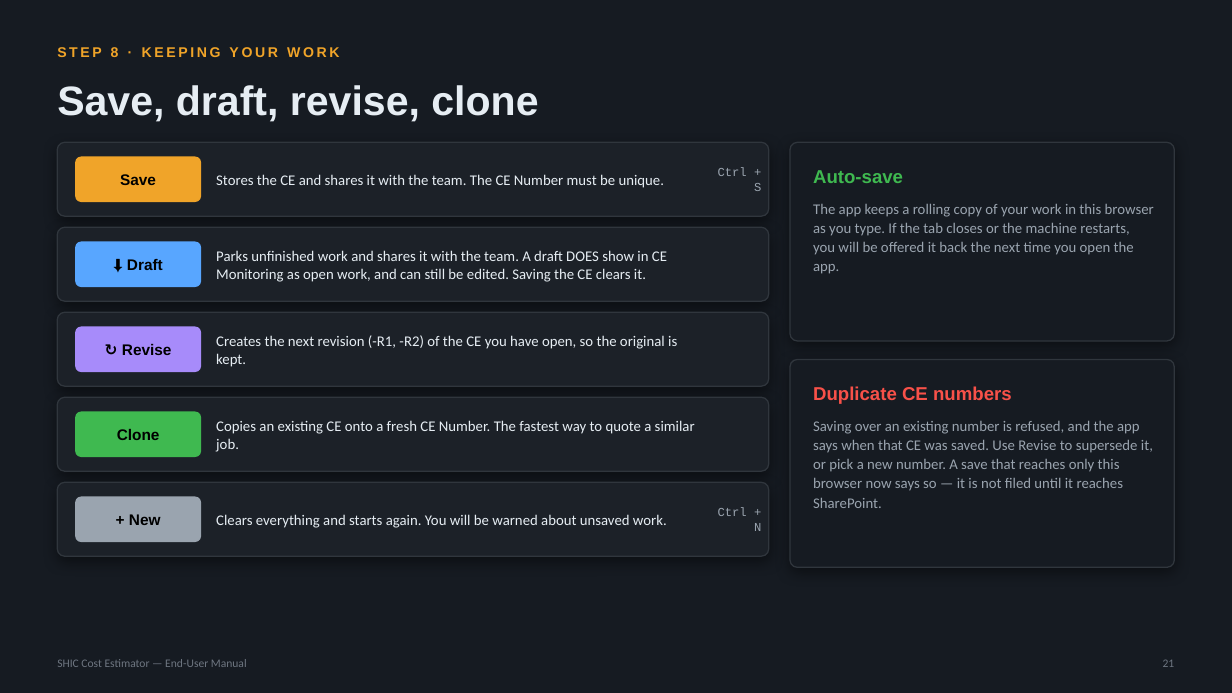
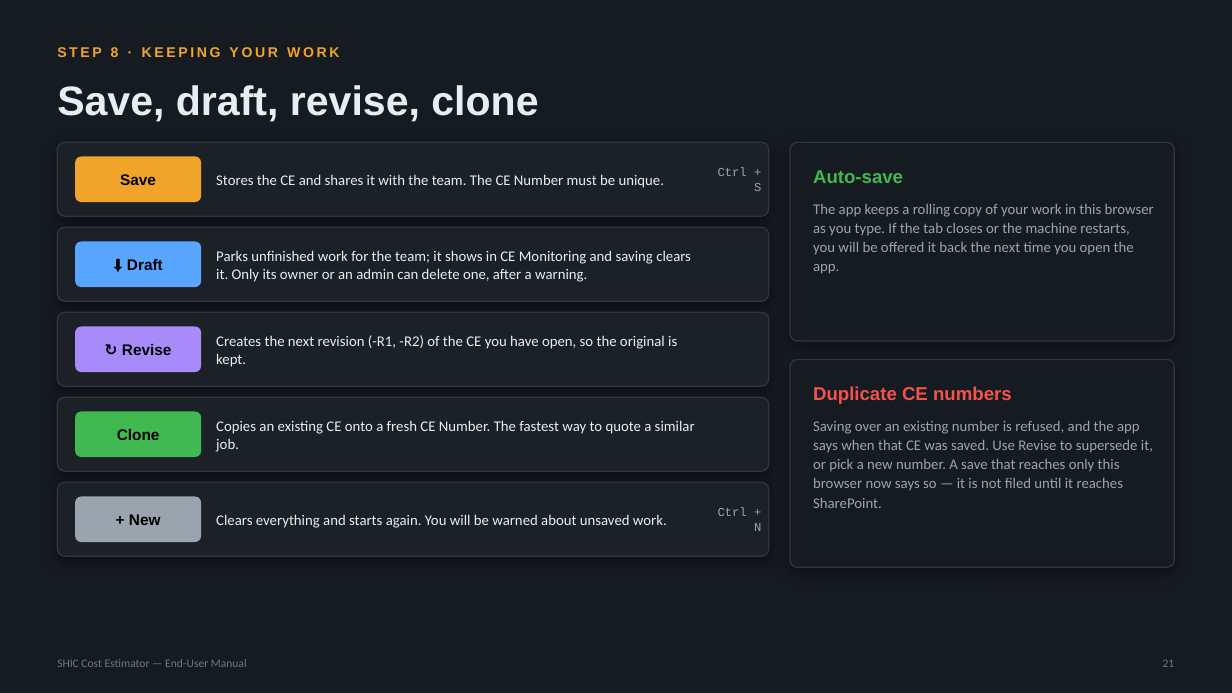
Before and after one commit to SYNERCORE/CostEstimation, a slide deck: slide 21 of docs/SHIC-Cost-Estimator-User-Manual.pptx. Drawn at 1232x693 pixels with LibreOffice and Linux fonts; fonts in the diff are those of the drawing. Boxes give left, top, right and bottom in pixels: in the first picture for what was removed or moved away, otherwise in the second. Text is boxed around its words. In the diff, an @@ line names an element or a change of style, - is before the commit and + after.

```diff
--- a/docs/SHIC-Cost-Estimator-User-Manual.pptx
+++ b/docs/SHIC-Cost-Estimator-User-Manual.pptx
@@ text at (216, 250, 691, 282): text changed @@
-Parks unfinished work and shares it with the team. A draft DOES show in CE Monitoring as open work, and can still be edited. Saving the CE clears it.
+Parks unfinished work for the team; it shows in CE Monitoring and saving clears it. Only its owner or an admin can delete one, after a warning.
```
Also in this commit, not shown: 2 other slides changed.
